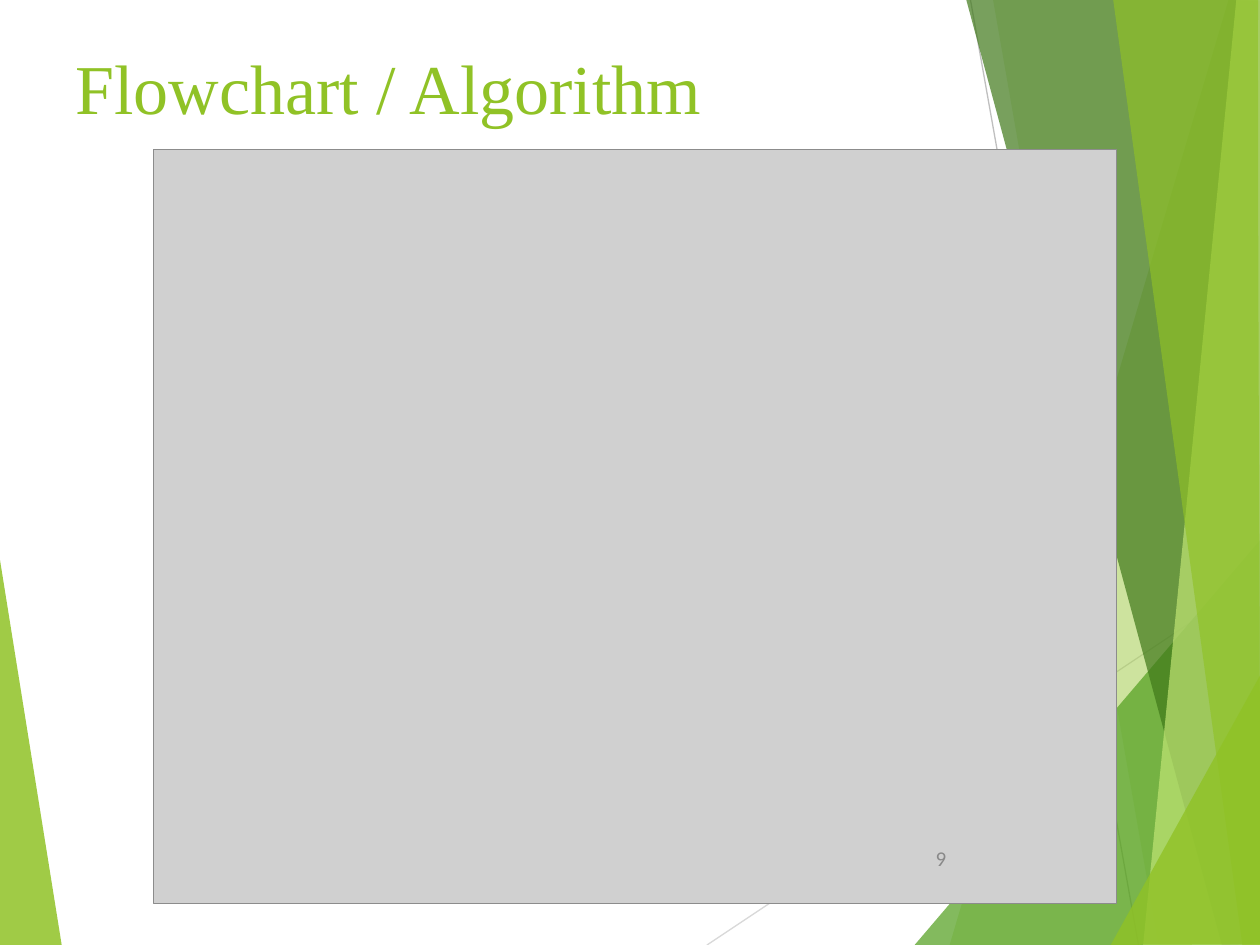
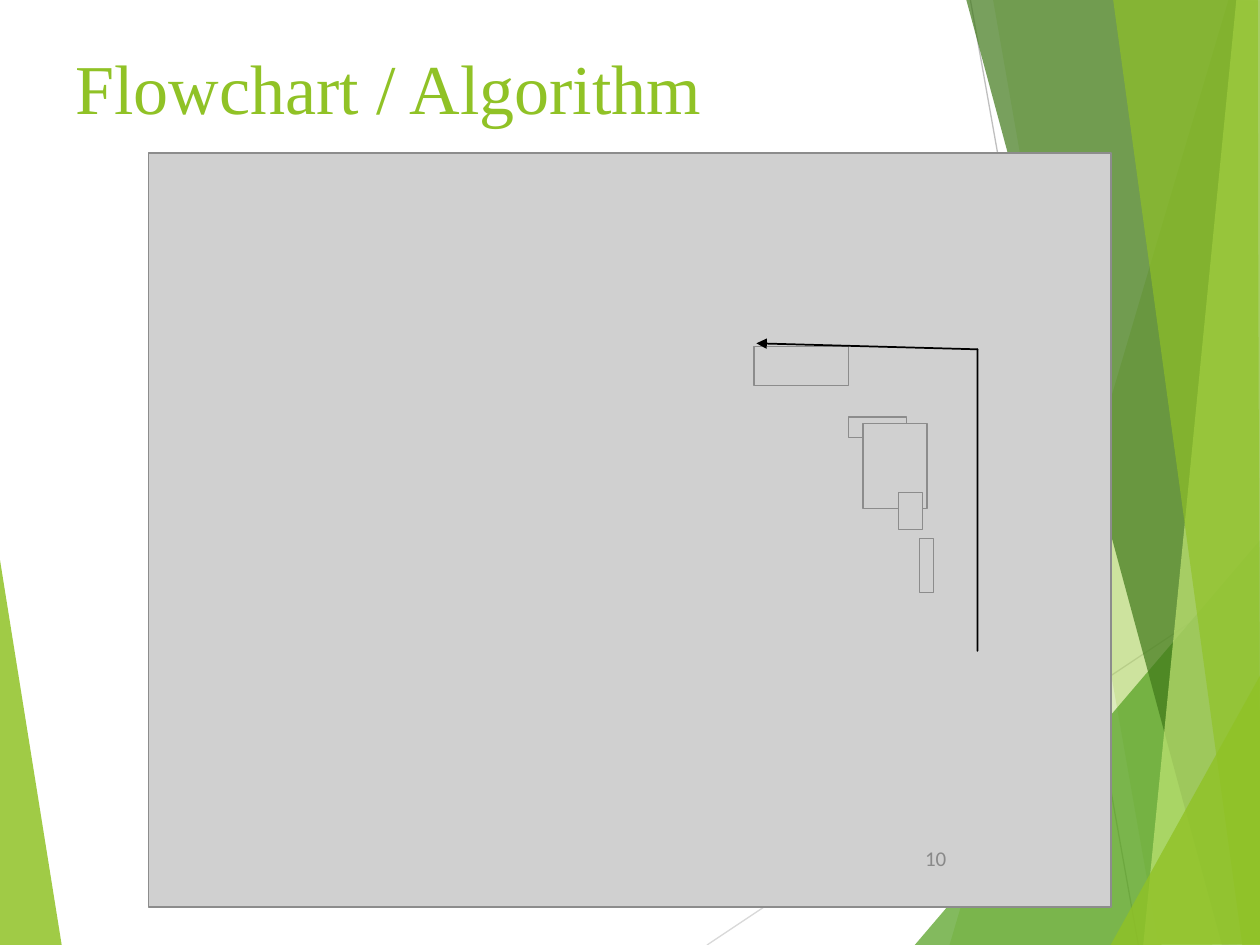
Before and after one commit to tanmay4521/Online-Chatbot-Based-Ticketing-System, a slide deck: slide 10 of Documentation/PPT Online Chatbot.ppt (slide 9 before the commit). Drawn at 1260x945 pixels with LibreOffice and Linux fonts; fonts in the diff are those of the drawing; grey boxes stand for pictures; background and template pictures are left out. Boxes give left, top, right and bottom in pixels: in the first picture for what was removed or moved away, otherwise in the second. Text is boxed around its words. In the diff, an @@ line names an element or a change of style, - is before the commit and + after.

```diff
--- a/Documentation/PPT Online Chatbot.ppt
+++ b/Documentation/PPT Online Chatbot.ppt
@@ picture: place and size @@
-picture at (154, 149, 1116, 902)
+picture at (149, 152, 1111, 906)
@@ picture added at (753, 346, 848, 386) @@
@@ arrow added from (978, 349) to (756, 343), #000000 0.99 pt @@
@@ line added from (978, 651) to (978, 349), #000000 0.99 pt @@
@@ picture added at (848, 417, 906, 437) @@
@@ picture added at (863, 423, 927, 508) @@
@@ picture added at (898, 493, 922, 529) @@
@@ picture added at (920, 538, 934, 592) @@
@@ freeform shape at (1110, 674, 1260, 945): outline redrawn @@
@@ page number at (925, 852, 946, 866): text changed @@
-9
+10
```
Also in this commit, not shown: 10 other slides changed, 4 slides added, 2 slides removed, 27 other files.
